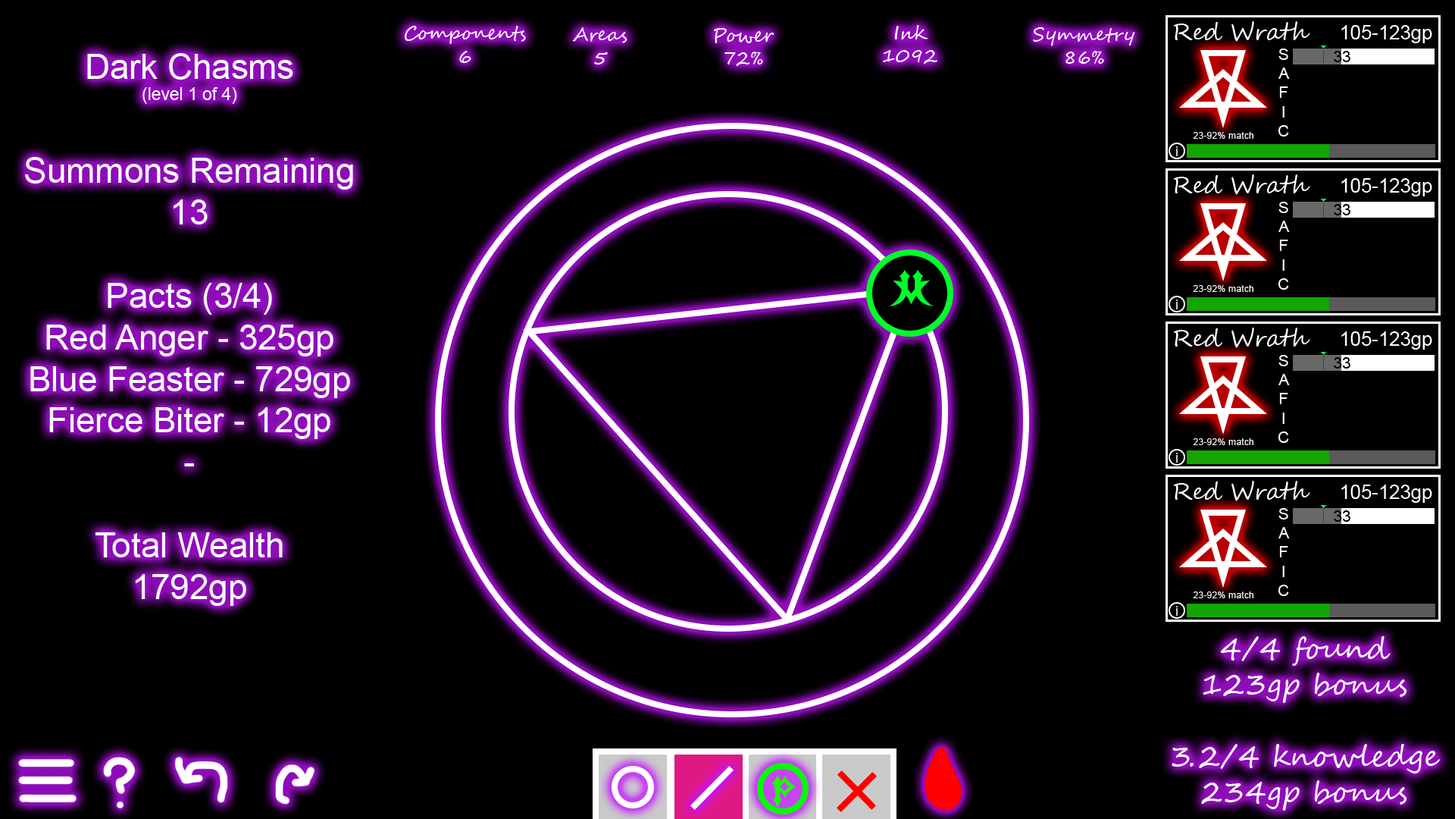
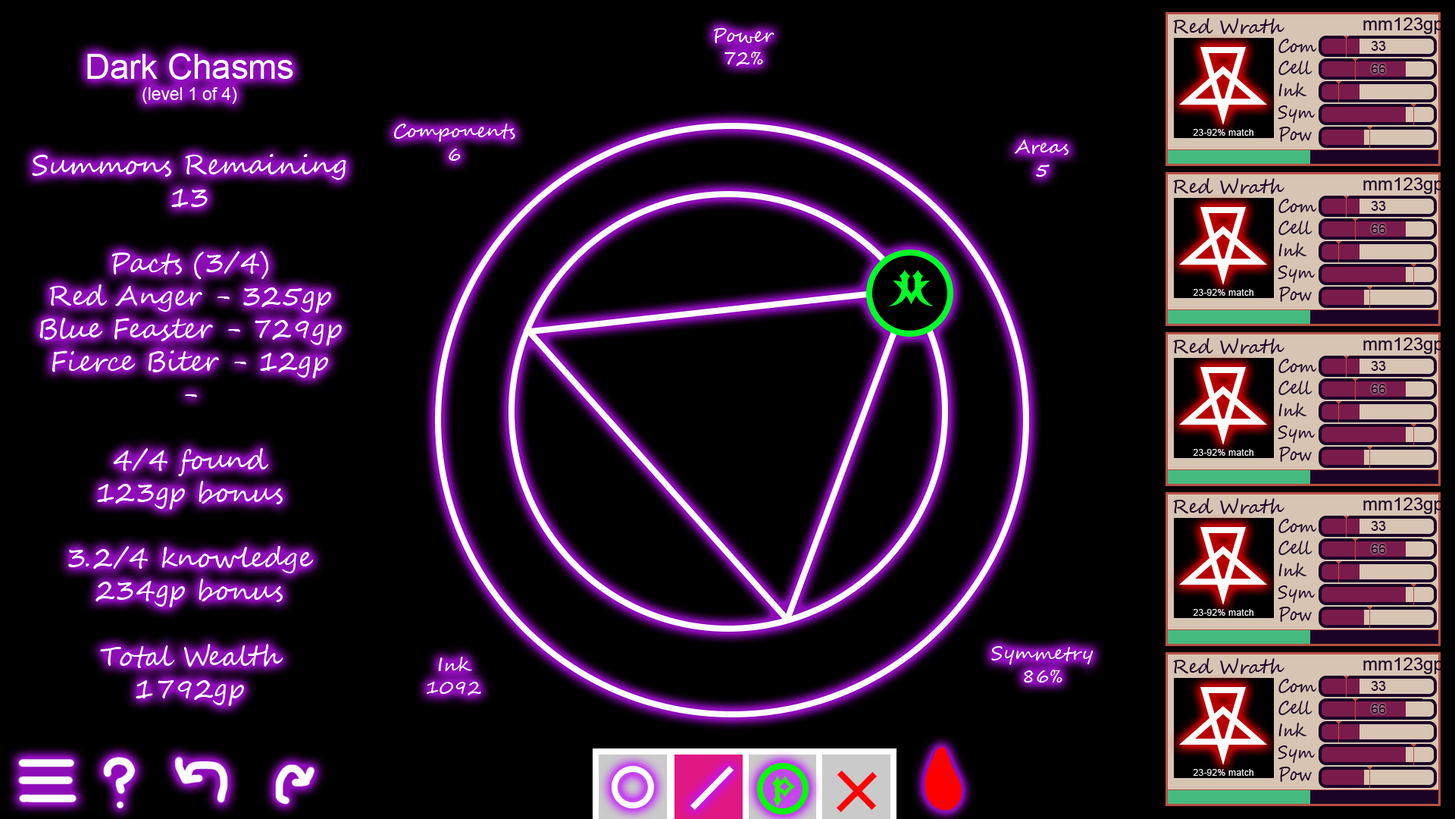
Revision of a layered 1455px x 819px image; what changed, layer by layer:
added layer "Group 3 copy 4" above "Group 3 copy 3" over [1165, 651, 1441, 806]
painted on "Group 3 copy 3" over [1165, 474, 1441, 646]
painted on "Group 3 copy 2" over [1165, 12, 1441, 166]
painted on "Group 3 copy" over [1165, 168, 1441, 326]
painted on "Group 3" over [1165, 321, 1441, 486]
hid "4/4 found 123gp bonus 3.2/4 knowledge 234gp bonus" over [1171, 635, 1441, 811]
painted on "Components 6 Areas 5 Charge Time 972ms Ink 1092 Symmetry 86 copy" over [394, 25, 1136, 696]
painted on "Dark Chasms (level 1 of 4) Summons Remaining 13 Pacts (3/4) R" over [25, 153, 354, 706]
